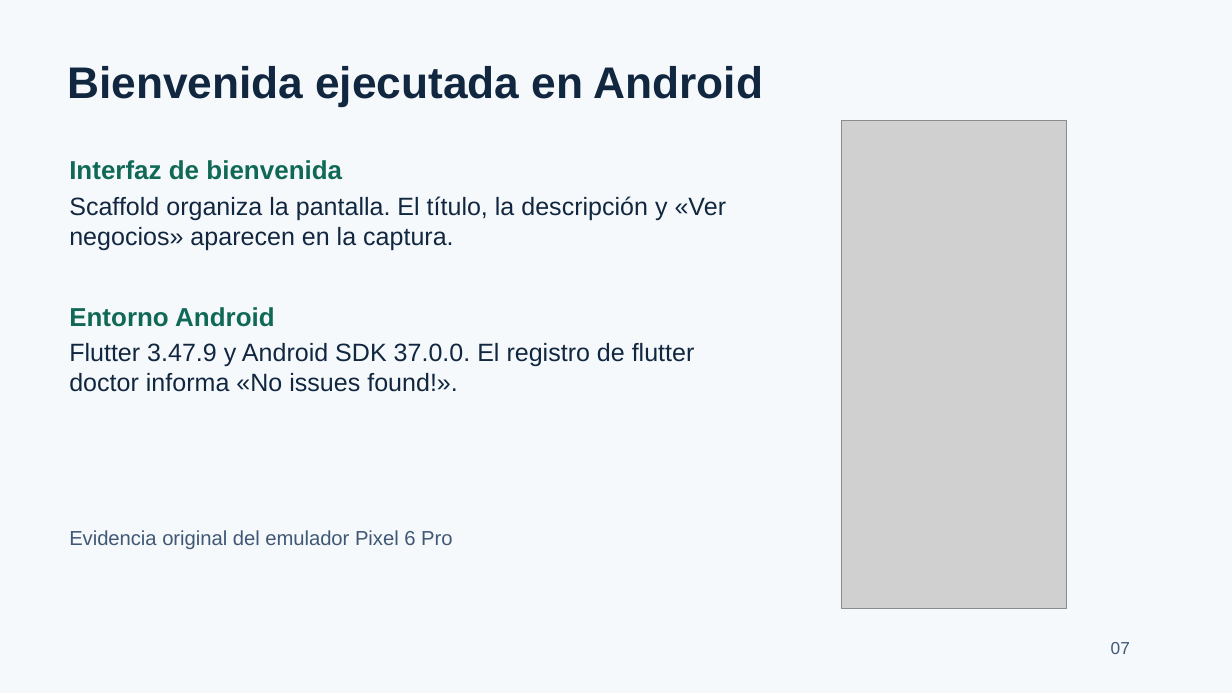
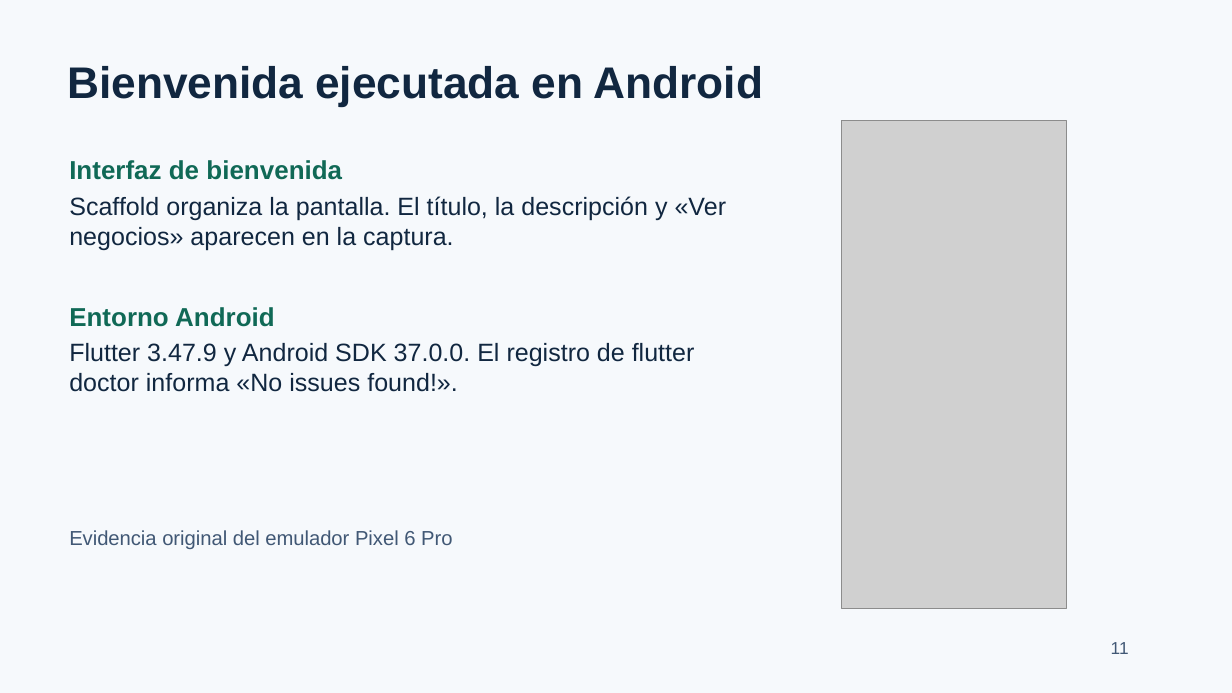
Before and after one commit to ROXIAN120/Aplicaciones-moviles-1, a slide deck: slide 11 of entrega_actividad_01/Presentacion_Defensa_ConectaCruz_Ampliada.pptx (slide 7 before the commit). Drawn at 1232x693 pixels with LibreOffice and Linux fonts; fonts in the diff are those of the drawing; grey boxes stand for pictures. Boxes give left, top, right and bottom in pixels: in the first picture for what was removed or moved away, otherwise in the second. Text is boxed around its words. In the diff, an @@ line names an element or a change of style, - is before the commit and + after.

```diff
--- a/entrega_actividad_01/Presentacion_Defensa_ConectaCruz_Ampliada.pptx
+++ b/entrega_actividad_01/Presentacion_Defensa_ConectaCruz_Ampliada.pptx
@@ text at [1111,642,1129,654]: text changed @@
-07
+11
```
Also in this commit, not shown: 7 other slides changed, 6 slides added, 3 other files.
